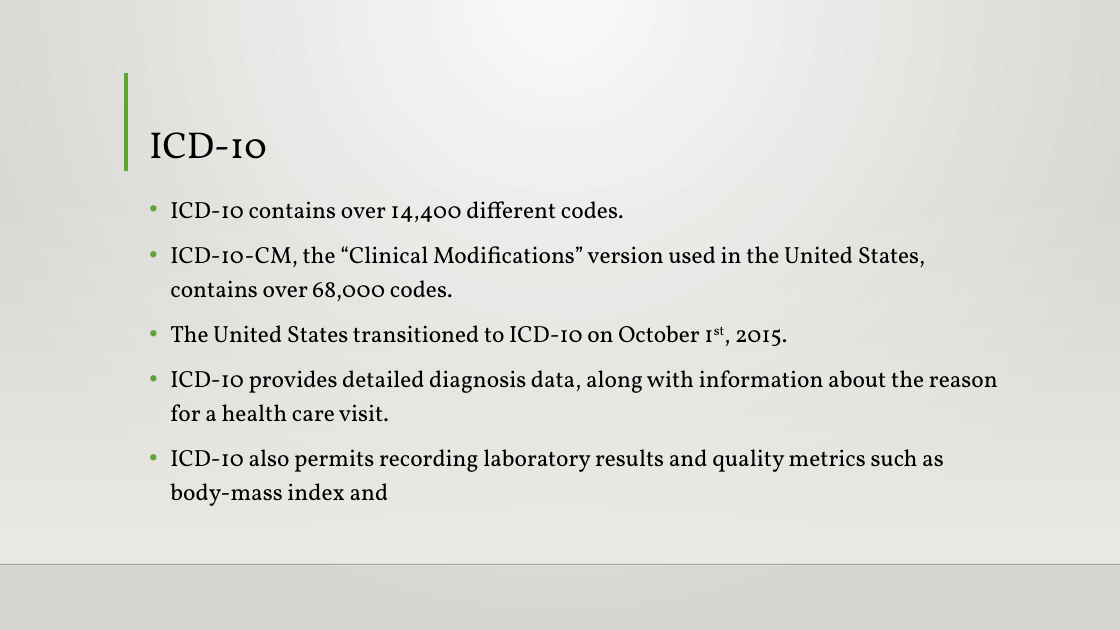
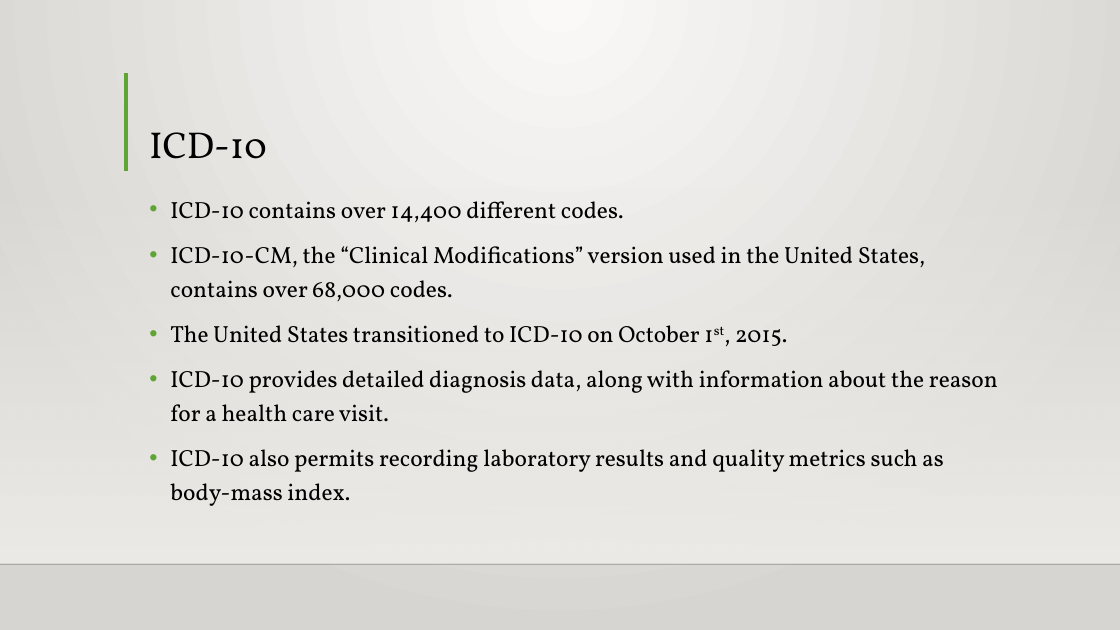
Before and after one commit to Intro-to-APCD/Intro-to-APCD.github.io, a slide deck: slide 3 of PowerPoints/Phase 3 - Claims Terminology/013 ICD Codes.pptx. Drawn at 1120x630 pixels with LibreOffice and Linux fonts; fonts in the diff are those of the drawing; background and template pictures are left out. Boxes give left, top, right and bottom in pixels: in the first picture for what was removed or moved away, otherwise in the second. Text is boxed around its words. In the diff, an @@ line names an element or a change of style, - is before the commit and + after.

```diff
--- a/PowerPoints/Phase 3 - Claims Terminology/013 ICD Codes.pptx
+++ b/PowerPoints/Phase 3 - Claims Terminology/013 ICD Codes.pptx
@@ text at [170, 449, 944, 506]: text changed @@
-• ICD-10 also permits recording laboratory results and quality metrics such as body-mass index and
+• ICD-10 also permits recording laboratory results and quality metrics such as body-mass index.
```
Also in this commit, not shown: 4 other files.
